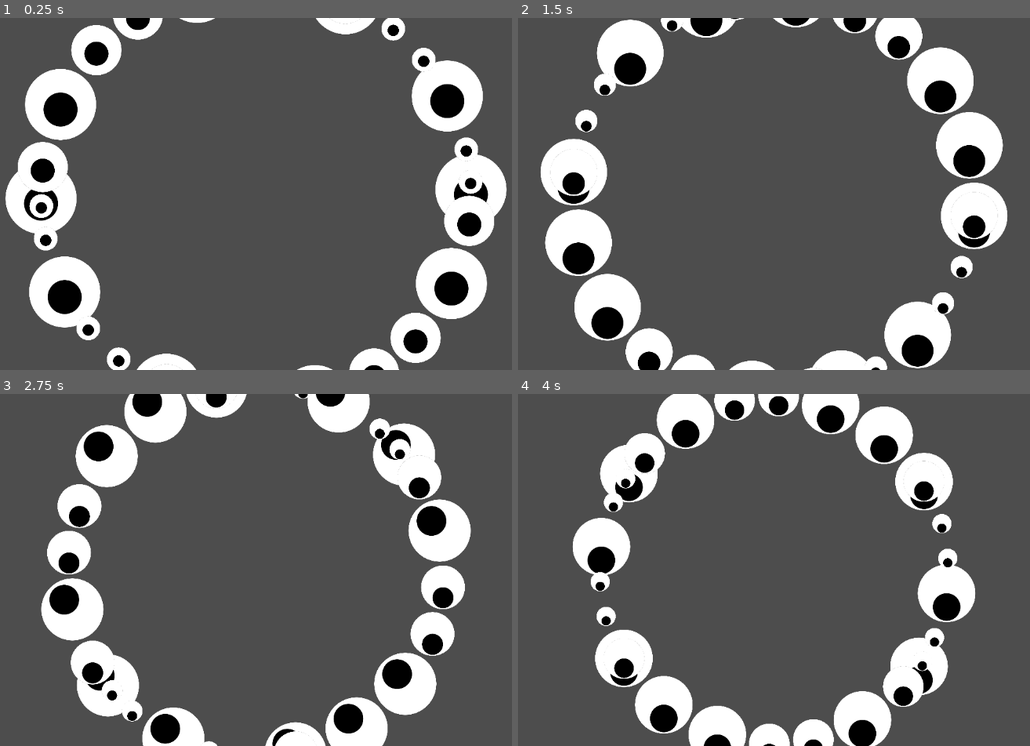
Above: before the commit, frames 1-4 (two rows, left to right).
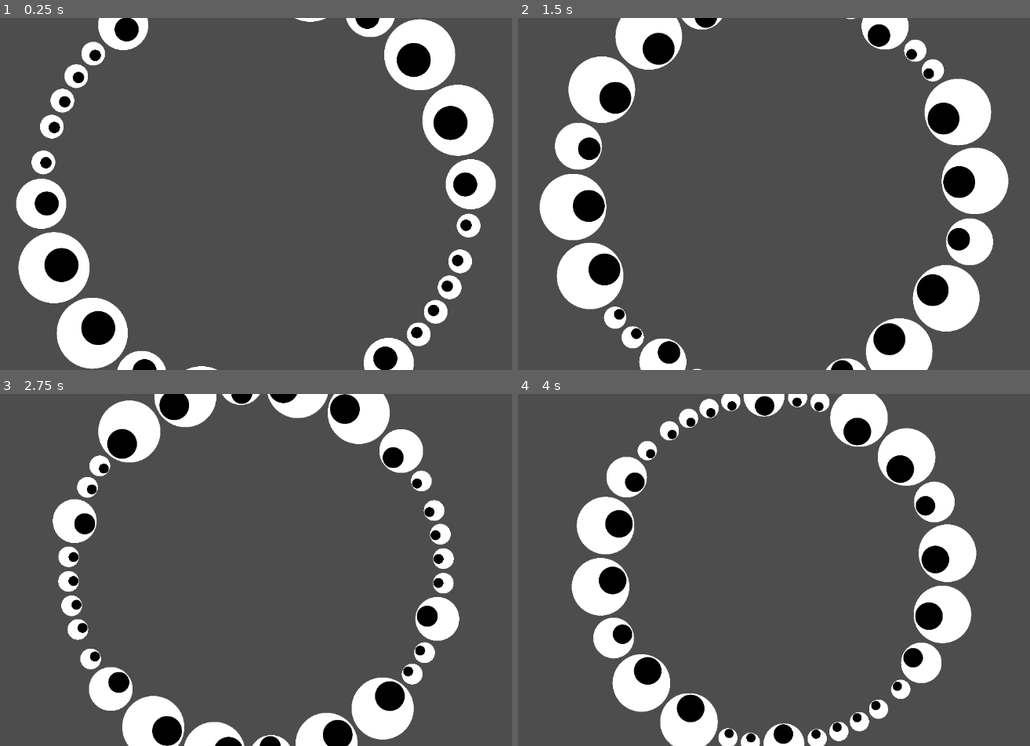
Above: after the commit, the same moments.

Repository: pupcrafty/GooglyEyeSpiral
Game: Godot game, scene res://main.tscn
Two runs of this game, one before a commit and one after it. Both use one fixed random seed, a clock stepped at 60 frames per second and the inputs below.
Inputs:
- Up to frame 1 (0.25 s): no input
- Up to frame 2 (1.5 s): no input
- Up to frame 3 (2.75 s): no input
- Up to frame 4 (4 s): no input

The runs differ from the first frame. In frame 1, 20% of the frame differs, in the area x 1-99%, y 0-100%; in frame 2, 20%, in the area x 4-96%, y 0-100%; in frame 3, 19%; in frame 4, 19%.

Commit message:
finishing circlestart

Diff:
--- a/eye_packer.gd
+++ b/eye_packer.gd
@@ -8,6 +8,9 @@
 @onready var mid_band_sprites: EyeSpriteCollection = $MidBandEyeSprites
 @onready var high_band_sprites: EyeSpriteCollection = $HighBandEyeSprites
 
+var repeat_small = true
+
+var base_eye_diameter_in_px=Globals.base_eye_diameter_in_px
 # Called when the node enters the scene tree for the first time.
 func _ready() -> void:
 	place_beginning_ring()
@@ -20,12 +23,14 @@
 
 
 func determine_beginning_ring_next_angle(previous_angle:float, last_placed_diameter: float, next_placed_diameter: float, sign: float)->float:
-	var radius_1 = last_placed_diameter/2
-	var radius_2 = next_placed_diameter/2
-	var angle_part_1 =acos((2*start_ring_radius**2-radius_1**2)/(2*start_ring_radius**2))*sign
-	var angle_part_2 =acos((2*start_ring_radius**2-radius_2**2)/(2*start_ring_radius**2))*sign
-	print("Angle bits: ", angle_part_1, " , ", angle_part_2)
-	var full_angle = previous_angle+angle_part_1+angle_part_2+angular_buffer
+	var radius_1 = last_placed_diameter * 0.5
+	var radius_2 = next_placed_diameter * 0.5
+	var center_distance = radius_1 + radius_2
+	if center_distance <= 0.0:
+		return previous_angle
+	var ratio = clampf(center_distance / (2.0 * start_ring_radius), 0.0, 1.0)
+	var delta = 2.0 * asin(ratio)
+	var full_angle = previous_angle + sign * (delta + angular_buffer)
 	return full_angle
 
 
@@ -37,37 +42,53 @@
 	var last_band_selected: Globals.BandValue = Globals.BandValue.HIGH
 	while positive_angle - negative_angle  < TAU/2 :
 		var direction = ["positive", "negative"].pick_random()
-		last_band_selected = select_band(last_band_selected)
-		var sprite: EyeSprite = get_band_child(last_band_selected)
-		var twin_sprite : EyeSprite = get_band_child(last_band_selected)
-		if sprite and twin_sprite:
-			if direction == "positive":
-				print("Chose Positive")
-				var new_angle = determine_beginning_ring_next_angle(positive_angle, last_placed_positive_diameter, sprite.get_actual_px_size(),1)
-				sprite.global_position = Vector2.from_angle(new_angle)*start_ring_radius
-				twin_sprite.global_position = Vector2.from_angle(new_angle+TAU/2)*start_ring_radius
-				positive_angle = new_angle
-				last_placed_positive_diameter = sprite.get_actual_px_size()
-			else:
-				print("Chose Negative")
-				var new_angle = determine_beginning_ring_next_angle(negative_angle, last_placed_positive_diameter, sprite.get_actual_px_size(),-1)
-				sprite.global_position = Vector2.from_angle(new_angle)*start_ring_radius
-				twin_sprite.global_position = Vector2.from_angle(new_angle-TAU/2)*start_ring_radius
-				negative_angle = new_angle
-				last_placed_negative_diameter = sprite.get_actual_px_size()
-			print("Positive Angle: ", positive_angle)
-			print("Negative Angle: ", negative_angle)
+		last_band_selected = band_determiner(positive_angle, negative_angle,last_band_selected)
+		if last_band_selected != Globals.BandValue.NONE:
+			var sprite: EyeSprite = get_band_child(last_band_selected)
+			var twin_sprite : EyeSprite = get_band_child(last_band_selected)
+			if sprite and twin_sprite:
+				if direction == "positive":
+					var new_angle = determine_beginning_ring_next_angle(positive_angle, last_placed_positive_diameter, sprite.get_actual_px_size(),1)
+					sprite.global_position = Vector2.from_angle(new_angle)*start_ring_radius
+					twin_sprite.global_position = Vector2.from_angle(new_angle+TAU/2)*start_ring_radius
+					positive_angle = new_angle
+					last_placed_positive_diameter = sprite.get_actual_px_size()
+				else:
+					var new_angle = determine_beginning_ring_next_angle(negative_angle, last_placed_negative_diameter, sprite.get_actual_px_size(),-1)
+					sprite.global_position = Vector2.from_angle(new_angle)*start_ring_radius
+					twin_sprite.global_position = Vector2.from_angle(new_angle-TAU/2)*start_ring_radius
+					negative_angle = new_angle
+					last_placed_negative_diameter = sprite.get_actual_px_size()
+		else:
+			positive_angle+=TAU/2
 
+func band_determiner(positive_angle: float, negative_angle:float, last_band_selected: Globals.BandValue)->Globals.BandValue:
+	var unusables : Array[Globals.BandValue] = what_wont_fit(positive_angle, negative_angle)
+	if last_band_selected == Globals.BandValue.HIGH and unusables.find(last_band_selected) == -1:
+		if repeat_small:
+			repeat_small = false
+			print("Repeat small...")
+			return Globals.BandValue.HIGH
+	unusables.append(last_band_selected)
+	var selected = select_band(unusables)
+	if selected == Globals.BandValue.HIGH:
+		repeat_small = true
+	print(selected)
+	return  selected
 
-func select_band(last_band_selected: Globals.BandValue)->Globals.BandValue:
+func select_band(unselectable_bands: Array[Globals.BandValue])->Globals.BandValue:
 	var options: Array[Globals.BandValue] = [Globals.BandValue.LOW, Globals.BandValue.MID, Globals.BandValue.HIGH]
-	if last_band_selected == Globals.BandValue.LOW:
-		options.remove_at(options.find(Globals.BandValue.LOW))
-	if last_band_selected == Globals.BandValue.MID:
-		options.remove_at(options.find(Globals.BandValue.MID))
-	if last_band_selected == Globals.BandValue.HIGH:
-		options.remove_at(options.find(Globals.BandValue.HIGH))
-	return options.pick_random();
+	for band in unselectable_bands:
+		if band == Globals.BandValue.LOW:
+			options.remove_at(options.find(Globals.BandValue.LOW))
+		if band == Globals.BandValue.MID:
+			options.remove_at(options.find(Globals.BandValue.MID))
+		if band == Globals.BandValue.HIGH:
+			options.remove_at(options.find(Globals.BandValue.HIGH))
+	if options.size() >0:
+		return options.pick_random()
+	else:
+		return Globals.BandValue.NONE
 
 
 func get_band_child(band_selected: Globals.BandValue)-> EyeSprite:
@@ -78,3 +99,15 @@
 	if band_selected == Globals.BandValue.HIGH:
 		return high_band_sprites.pass_child_for_use()
 	return null
+
+func what_wont_fit(positive_angle:float, negative_angle)->Array[Globals.BandValue]:
+	var unusable_sizes:Array[Globals.BandValue] =[]
+	var leftover_angle: float =PI -positive_angle + negative_angle+(angular_buffer*2)
+	var width: float = 2*start_ring_radius*sin(leftover_angle/2)
+	if width <= Globals.base_eye_diameter_in_px*high_band_sprites.base_scale:
+		unusable_sizes.append(Globals.BandValue.HIGH)
+	if width <= Globals.base_eye_diameter_in_px*mid_band_sprites.base_scale:
+		unusable_sizes.append(Globals.BandValue.MID)
+	if width <= Globals.base_eye_diameter_in_px*low_band_sprites.base_scale:
+		unusable_sizes.append(Globals.BandValue.LOW)
+	return unusable_sizes
--- a/eye_sprite.gd
+++ b/eye_sprite.gd
@@ -2,7 +2,7 @@
 class_name EyeSprite
 
 @export var in_use: bool = false
-@export var base_diameter = 400;
+var base_diameter = Globals.base_eye_diameter_in_px
 
 @onready var parent_collection = $".."
 
@@ -30,6 +30,7 @@
 		global_position = Vector2(cos(process_angle), sin(process_angle))*process_radius
 		var scale_size: float = (parent_collection.base_scale)
 		scale = Vector2(process_radius*scale_size/400, process_radius*scale_size/400)
+		rotation = atan2(global_position.y, global_position.x)+PI/2
 
 func determine_base_values()->void:
 	base_angle = global_position.angle()
--- a/gobals.gd
+++ b/gobals.gd
@@ -4,9 +4,12 @@
 enum BandValue {
 	LOW,
 	MID,
-	HIGH
+	HIGH,
+	NONE
 }
 
 @export var spiral_inward_speed: float = 20
 
 @export var spiral_rotation_speed:float = 1
+
+@export var base_eye_diameter_in_px:float = 400
--- a/project.godot
+++ b/project.godot
@@ -23,6 +23,10 @@
 
 Globals="*res://gobals.gd"
 
+[physics]
+
+2d/default_gravity=1520.8140000000003
+
 [rendering]
 
 renderer/rendering_method="gl_compatibility"
